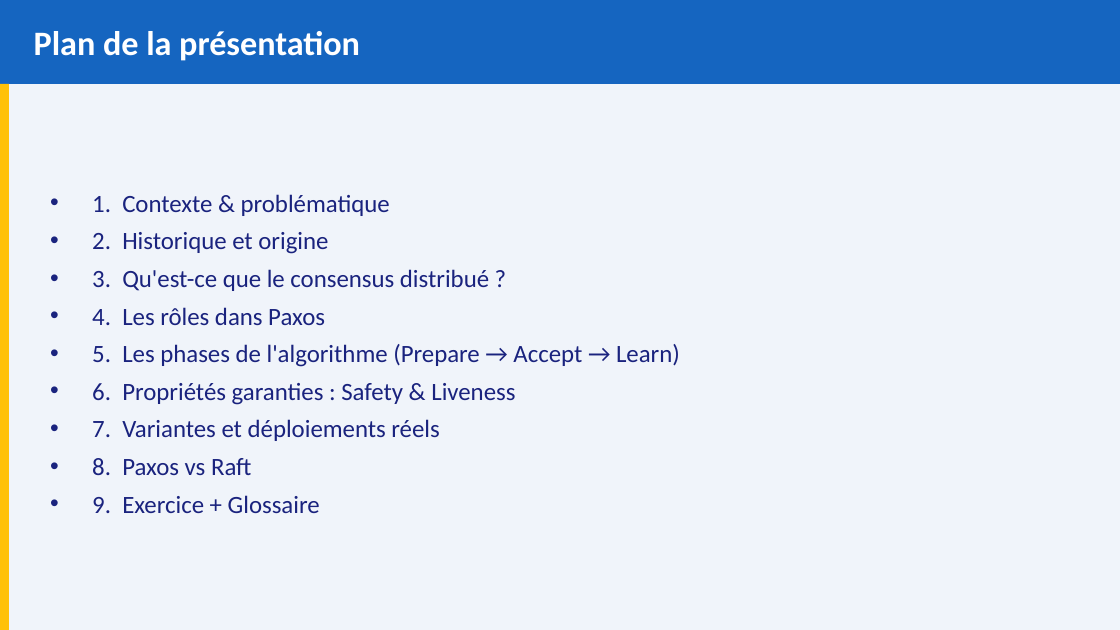
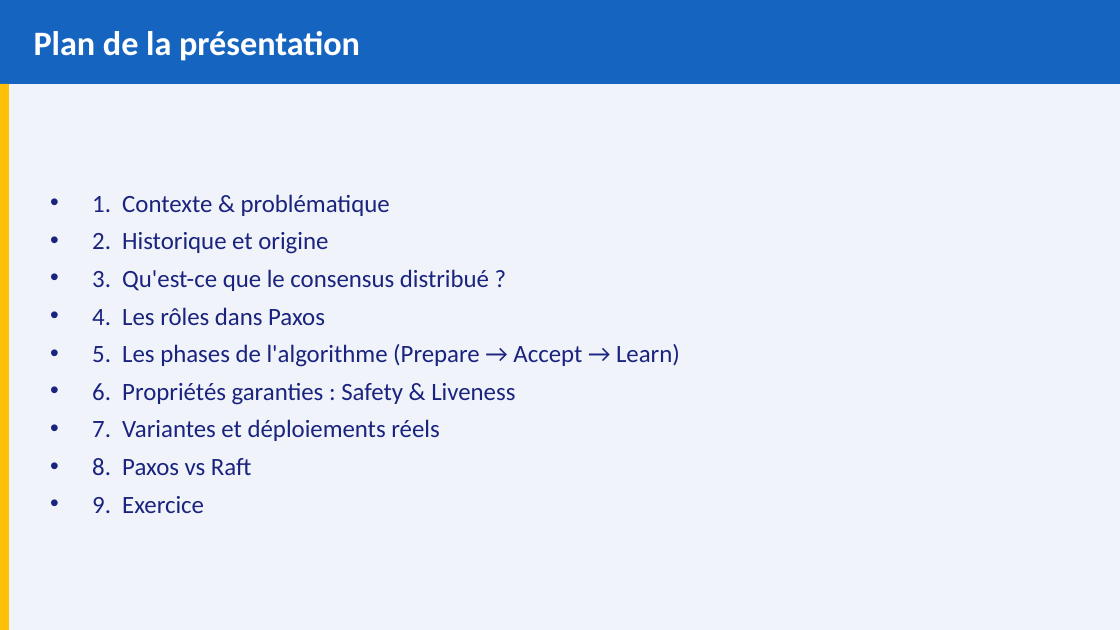
Before and after one commit to borisrosedev/iia_expo, a slide deck: slide 2 of paxos.pptx. Drawn at 1120x630 pixels with LibreOffice and Linux fonts; fonts in the diff are those of the drawing. Boxes give left, top, right and bottom in pixels: in the first picture for what was removed or moved away, otherwise in the second. Text is boxed around its words. In the diff, an @@ line names an element or a change of style, - is before the commit and + after.

```diff
--- a/paxos.pptx
+++ b/paxos.pptx
@@ text at box(92, 496, 204, 513): text changed @@
-• 9. Exercice + Glossaire
+• 9. Exercice
```
Also in this commit, not shown: 1 other slide changed.
